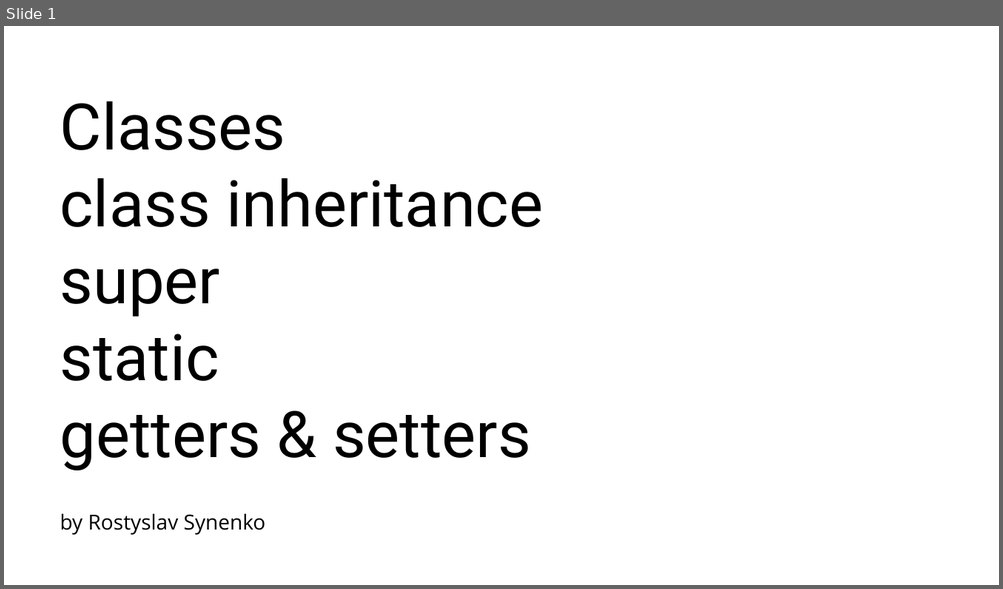
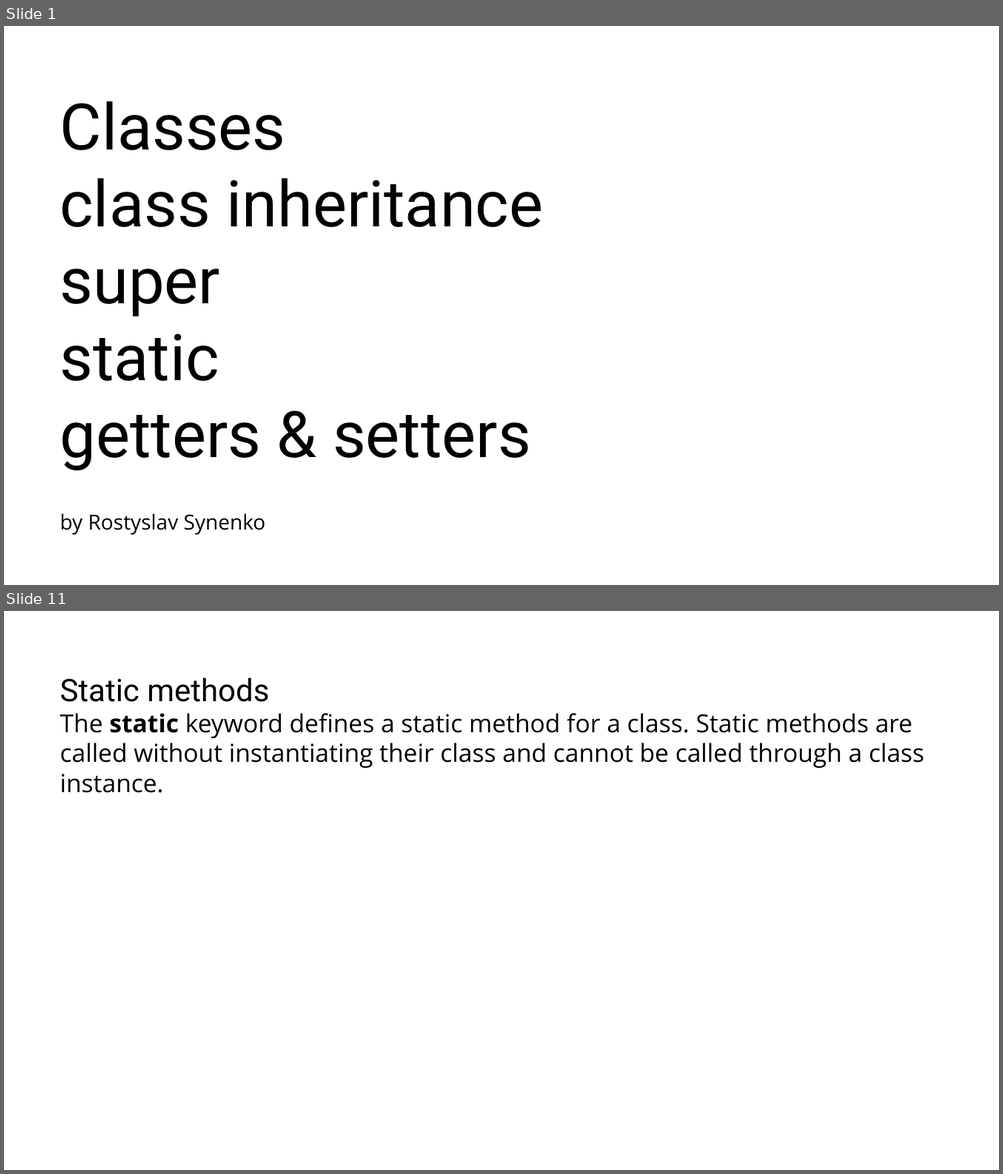
Before and after one commit to RostyslavSynenko/Lv-469.NodeJS, a slide deck: presentations/Classes.pptx. Shown one above the other, each under a label of ours: slide 1 before the commit, slides 1 and 11 after it; the slides between them are not shown. The pictures are 1003x589 and 1003x1174 pixels, drawn with LibreOffice and Linux fonts; fonts in the diff are those of the drawing; background and template pictures are left out. Boxes give left, top, right and bottom in pixels: in the first picture for what was removed or moved away, otherwise in the second. Text is boxed around its words. In the diff, an @@ line names an element or a change of style, - is before the commit and + after.

```diff
--- a/presentations/Classes.pptx
+++ b/presentations/Classes.pptx
@@ slide 11 added at (4,611,999,1170), background #FFFFFF @@
@@ title added at (60,678,924,793), 24 pt, text #000000 @@
+Static methods
+The static keyword defines a static method for a class. Static methods are called without instantiating their class and cannot be called through a class instance.
```
Also in this commit, not shown: 1 slide changed, 13 other slides added.
